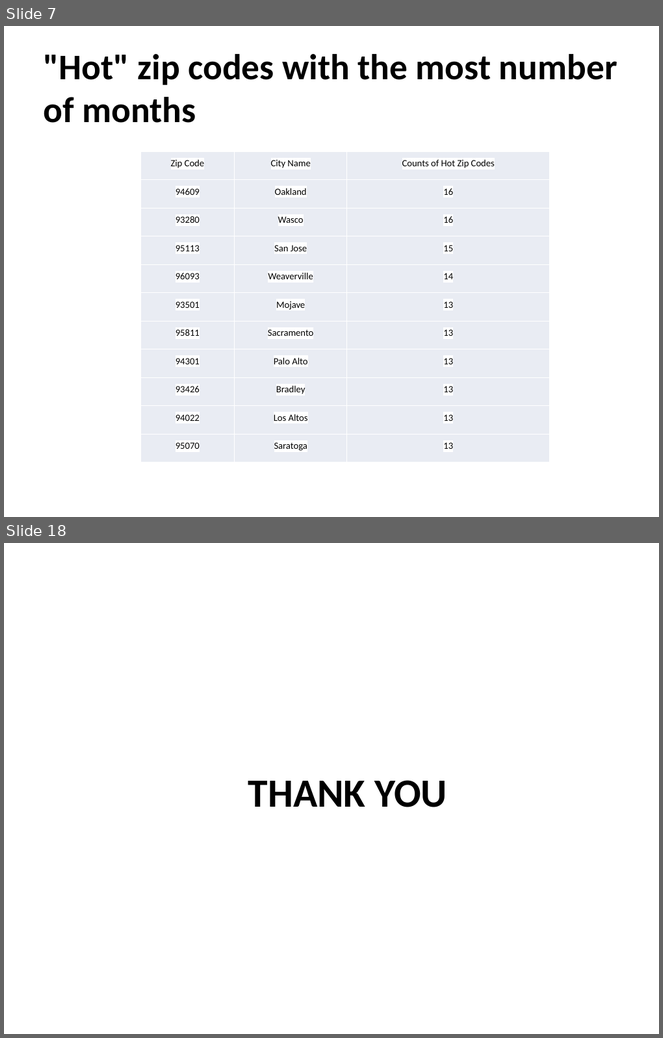
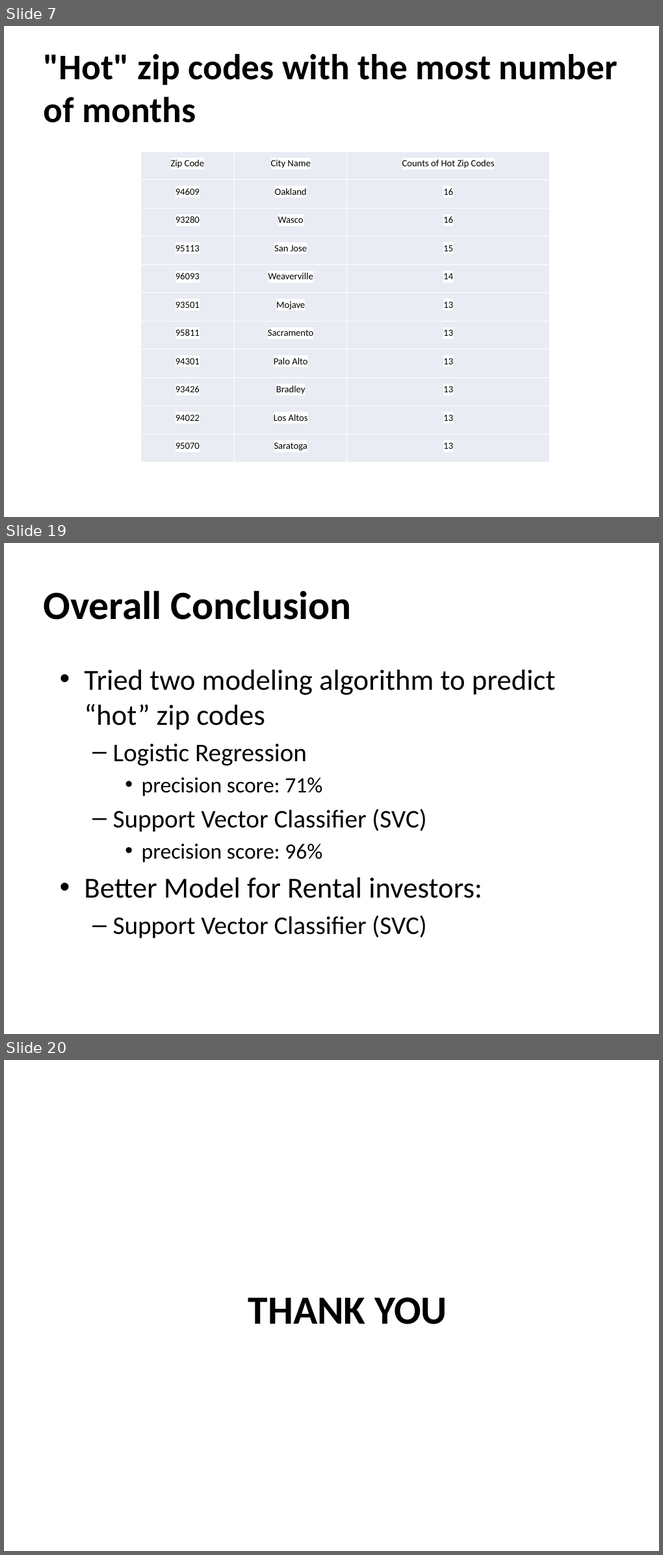
Before and after one commit to wlau0721/sliderule, a slide deck: CapstoneProject/CapstoneFinalReportPresentation-RentalInvestmentAnalysis.pptx. Shown one above the other, each under a label of ours: slides 7 and 18 before the commit, slides 7, 19 and 20 after it; the slides between them are not shown. The pictures are 663x1038 and 663x1555 pixels, drawn with LibreOffice and Linux fonts; fonts in the diff are those of the drawing. Boxes give left, top, right and bottom in pixels: in the first picture for what was removed or moved away, otherwise in the second. Text is boxed around its words. In the diff, an @@ line names an element or a change of style, - is before the commit and + after.

```diff
--- a/CapstoneProject/CapstoneFinalReportPresentation-RentalInvestmentAnalysis.pptx
+++ b/CapstoneProject/CapstoneFinalReportPresentation-RentalInvestmentAnalysis.pptx
@@ slide 19 added at box(4, 543, 659, 1034), background #FFFFFF @@
@@ title added at box(43, 590, 352, 620), 44 pt, text #000000, bold @@
+Overall Conclusion
@@ text added at box(84, 670, 556, 939), 32 pt, text #000000 @@
+• Tried two modeling algorithm to predict “hot” zip codes
+  – Logistic Regression
+    • precision score: 71%
+  – Support Vector Classifier (SVC)
+    • precision score: 96%
+• Better Model for Rental investors:
+  – Support Vector Classifier (SVC)
@@ what was slide 18 is now slide 20 @@
```
Also in this commit, not shown: 13 slides changed, 1 other slide added, 2 other files.
